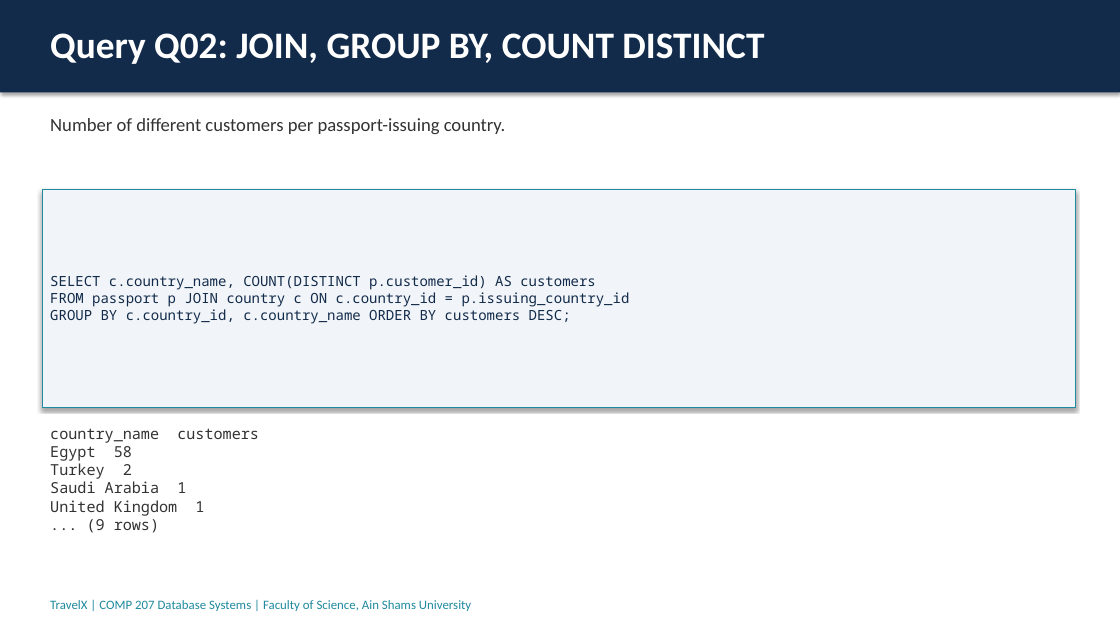
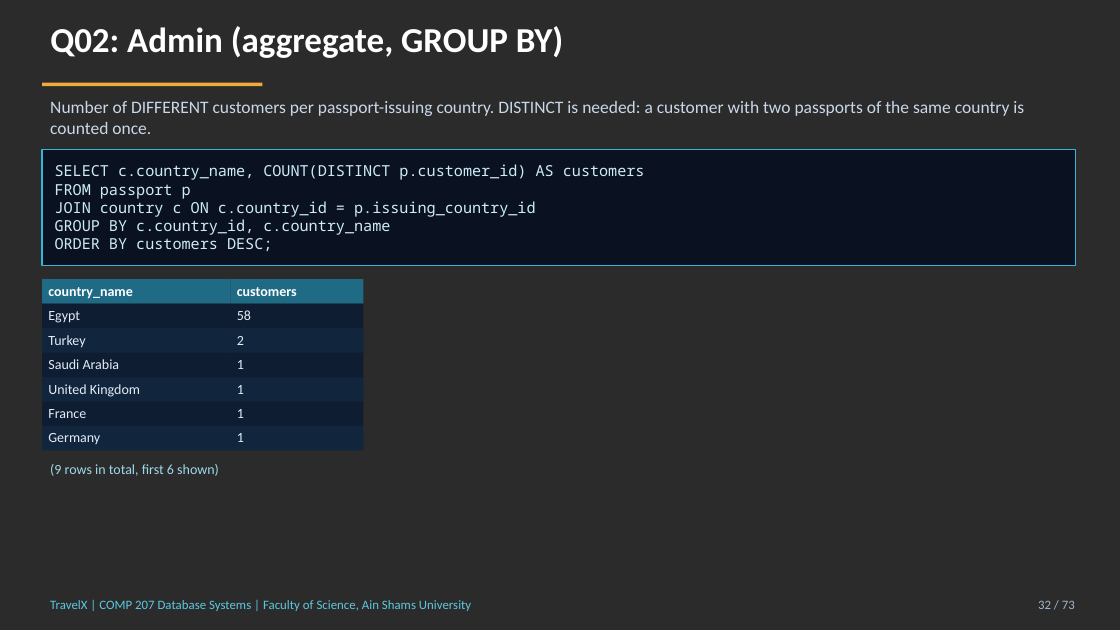
Before and after one commit to aw2818726-eng/travelx-comp207, a slide deck: slide 32 of presentation/TravelX_Presentation.pptx (slide 15 before the commit). Drawn at 1120x630 pixels with LibreOffice and Linux fonts; fonts in the diff are those of the drawing; background and template pictures are left out; a plain dark background stands for a picture behind light text. Boxes give left, top, right and bottom in pixels: in the first picture for what was removed or moved away, otherwise in the second. Text is boxed around its words. In the diff, an @@ line names an element or a change of style, - is before the commit and + after.

```diff
--- a/presentation/TravelX_Presentation.pptx
+++ b/presentation/TravelX_Presentation.pptx
@@ background #FFFFFF to picture (left out) @@
@@ rectangle removed at [0,0,1120,92] @@
@@ text at [50,26,563,58]: text changed; size 32 to 30 pt @@
-Query Q02: JOIN, GROUP BY, COUNT DISTINCT
+Q02: Admin (aggregate, GROUP BY)
@@ rectangle added at [42,82,262,86], fill #F2A93B @@
@@ text at [50,101,1024,134]: text changed; size 16 to 15 pt; text colour #333333 to #C9D8E8 @@
-Number of different customers per passport-issuing country.
+Number of DIFFERENT customers per passport-issuing country. DISTINCT is needed: a customer with two passports of the same country is counted once.
@@ rectangle "SELECT c.country_name, COUNT(DISTINCT p.customer_id) AS ...": place and size @@
-rectangle "SELECT c.country_name, COUNT(DISTINCT p.customer_id) AS ..." at [42,189,1075,408]
+rectangle "SELECT c.country_name, COUNT(DISTINCT p.customer_id) AS ..." at [42,150,1075,266]
@@ rectangle "SELECT c.country_name, COUNT(DISTINCT p.customer_id) AS ..." at [42,150,1075,266]: fill #F1F4F8 to #040E20 at 84% opacity; outline #1F8A9E 0.75 pt to #35B6D6 1.25 pt; shadow off @@
@@ text in rectangle at [55,164,645,180]: size 12 to 13 pt, text colour #122B4A to #CDEBF7 in "SELECT c.country_name, COUNT(DISTINCT p.customer_id) AS cust ..." @@
@@ text in rectangle at [55,184,536,251]: text changed; size 12 to 13 pt; text colour #122B4A to #CDEBF7 @@
-FROM passport p JOIN country c ON c.country_id = p.issuing_country_id
-GROUP BY c.country_id, c.country_name ORDER BY customers DESC;
+FROM passport p
+JOIN country c ON c.country_id = p.issuing_country_id
+GROUP BY c.country_id, c.country_name
+ORDER BY customers DESC;
@@ table added at [42,279,363,450], 7 rows, 2 columns @@
+country_name | customers
+Egypt | 58
+Turkey | 2
+Saudi Arabia | 1
+United Kingdom | 1
+France | 1
+Germany | 1
@@ text removed at [50,428,259,533] @@
-country_name customers
-Egypt 58
-Turkey 2
-Saudi Arabia 1
-United Kingdom 1
-... (9 rows)
@@ text added at [50,464,219,476], 12 pt, text #9FD8EA @@
+(9 rows in total, first 6 shown)
@@ text "TravelX | COMP 207 Database ..." at [50,600,471,611]: text colour #1F8A9E to #5CC8E0; more space between paragraphs @@
@@ text added at [1038,600,1075,609], 11 pt, text #9FB6CC @@
+32 / 73
```
Also in this commit, not shown: 17 other slides changed, 55 slides added, 3 slides removed, 1 other file.
